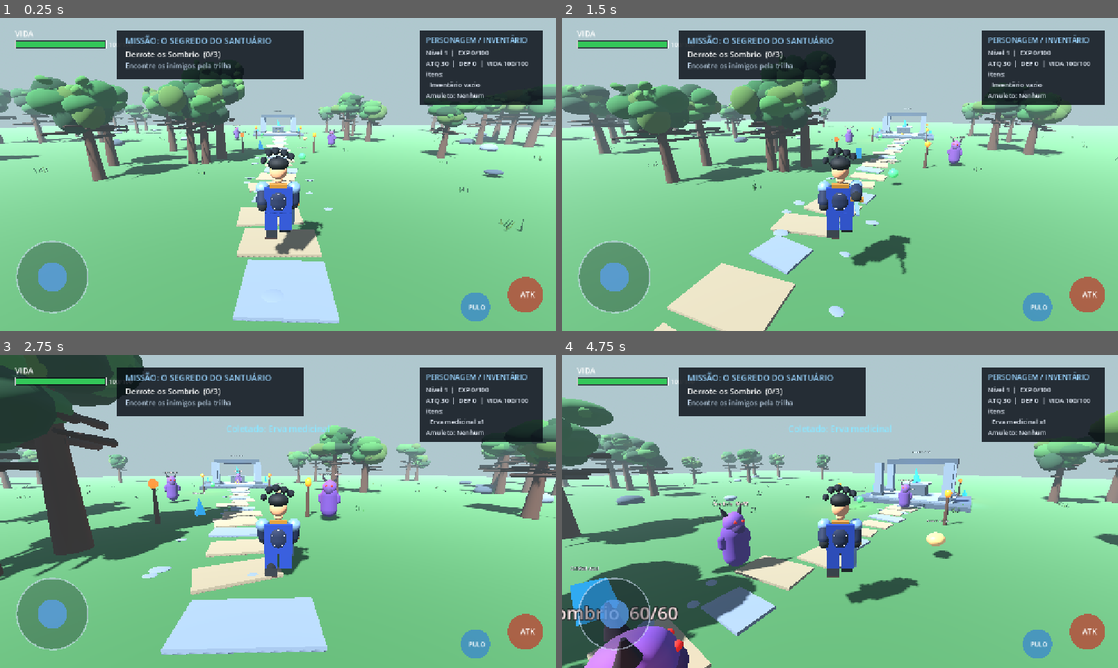
Above: before the commit, frames 1-4 (two rows, left to right).
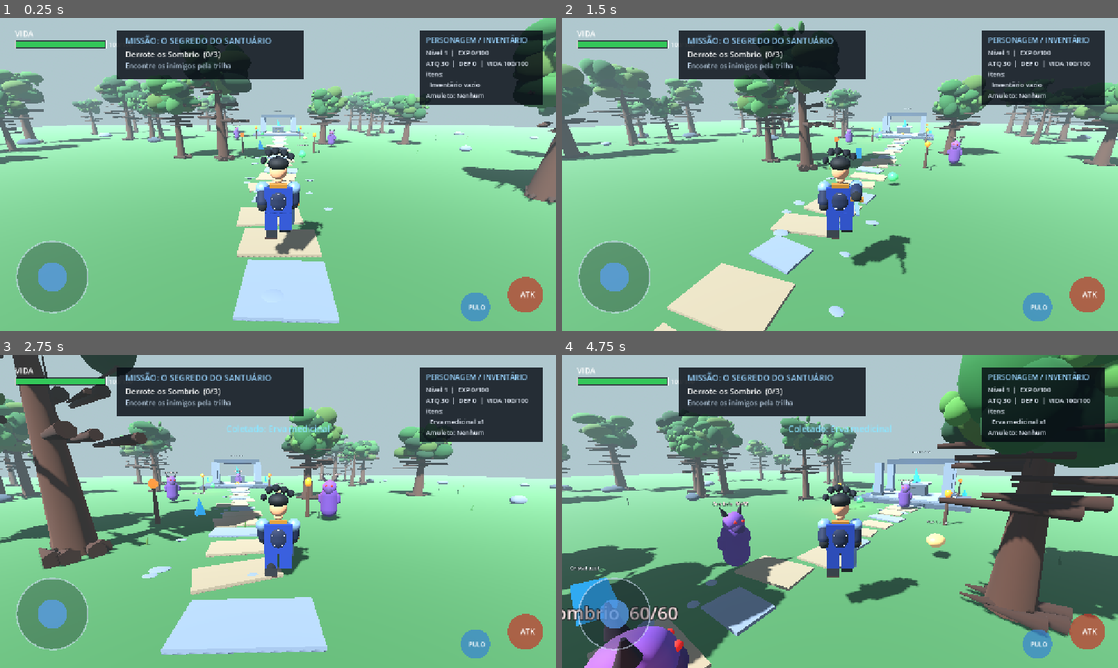
Above: after the commit, the same moments.

Repository: YohBoostel07/Aetheria-Android
Game: Godot game, scene res://scenes/world.tscn
Same seed, same stepped clock (60 frames per second), same inputs: the game is played once before the commit and once after it.
Inputs (mouse positions are in pixels of both pictures, inside the frame that each line leads up to):
- Up to frame 1 (0.25 s): no input
- Up to frame 2 (1.5 s): tap Enter at 0.5 s; move the mouse to (867, 174) at 0.52 s; hold W (move_forward) from 0.53 s (still down); tap J (attack) at 0.6, 1.35 s; click (867, 174) at 0.67 s; tap Space (jump) at 0.77 s; move the mouse to (812, 174) at 1.27 s
- Up to frame 3 (2.75 s): keep holding W (move_forward); tap Space (jump) at 1.52 s; move the mouse to (289, 505) at 2.02 s; tap J (attack) at 2.1 s
- Up to frame 4 (4.75 s): keep holding W (move_forward); move the mouse to (834, 517) at 2.77 s; tap J (attack) at 2.85, 3.6, 4.35 s; click (834, 517) at 2.92 s; tap Space (jump) at 3.02, 3.77, 4.52 s; move the mouse to (878, 514) at 3.52 s; move the mouse to (795, 508) at 4.27 s

The runs differ from the first frame. In frame 1, 16% of the frame differs, in the area x 0-100%, y 0-69%; in frame 2, 16%; in frame 3, 18%; in frame 4, 32%, in the area x 0-100%, y 0-100%.

Commit message:
Rebuild trees with buttress roots, branching and layered canopies

Diff:
--- a/scripts/world.gd
+++ b/scripts/world.gd
@@ -142,103 +142,108 @@
         add_child(pebble)
 
 func _create_forest() -> void:
-    for i in range(92):
-        var position := Vector3(rng.randf_range(-54, 54), 0, rng.randf_range(-54, 54))
-        var near_path := absf(position.x) < 5.2 and position.z < 8.0 and position.z > -39.0
-        var near_spawn := position.distance_to(Vector3(0, 0, 4)) < 10.0
-        var near_shrine := position.distance_to(Vector3(0, 0, -34)) < 11.0
+    for i in range(58):
+        var position := Vector3(rng.randf_range(-52, 52), 0, rng.randf_range(-52, 52))
+        var near_path := absf(position.x) < 4.2 and position.z < 8.0 and position.z > -39.0
+        var near_spawn := position.distance_to(Vector3(0, 0, 4)) < 9.0
+        var near_shrine := position.distance_to(Vector3(0, 0, -34)) < 9.0
         if near_path or near_spawn or near_shrine:
             continue
-        _create_tree(position, rng.randf_range(0.82, 1.48))
-    for i in range(125):
-        var patch := Node3D.new()
-        patch.position = Vector3(rng.randf_range(-44, 44), 0.0, rng.randf_range(-46, 46))
-        if absf(patch.position.x) < 3.5 and patch.position.z < 8.0 and patch.position.z > -39.0:
-            continue
-        add_child(patch)
-        for blade_index in range(rng.randi_range(5, 8)):
-            var grass := MeshInstance3D.new()
-            var blade := CylinderMesh.new()
-            blade.top_radius = 0.003
-            blade.bottom_radius = rng.randf_range(0.018, 0.035)
-            blade.height = rng.randf_range(0.24, 0.52)
-            blade.radial_segments = 4
-            grass.mesh = blade
-            grass.position = Vector3(rng.randf_range(-0.28, 0.28), blade.height * 0.5, rng.randf_range(-0.28, 0.28))
-            grass.rotation = Vector3(rng.randf_range(-0.18, 0.18), rng.randf_range(0, TAU), rng.randf_range(-0.38, 0.38))
-            grass.material_override = leaf_materials[rng.randi_range(0, leaf_materials.size() - 1)]
-            patch.add_child(grass)
+        _create_tree(position, rng.randf_range(0.82, 1.35))
+    for i in range(34):
+        var grass := MeshInstance3D.new()
+        var blade := CylinderMesh.new()
+        blade.top_radius = 0.015
+        blade.bottom_radius = 0.055
+        blade.height = rng.randf_range(0.28, 0.55)
+        blade.radial_segments = 5
+        grass.mesh = blade
+        grass.position = Vector3(rng.randf_range(-42, 42), blade.height * 0.5, rng.randf_range(-42, 42))
+        grass.rotation.z = rng.randf_range(-0.25, 0.25)
+        grass.material_override = leaf_materials[rng.randi_range(0, leaf_materials.size() - 1)]
+        add_child(grass)
 
 func _create_tree(tree_position: Vector3, scale_value: float) -> void:
     var tree := Node3D.new()
     tree.position = tree_position
     tree.scale = Vector3.ONE * scale_value
+    tree.rotation.y = rng.randf_range(0.0, TAU)
     add_child(tree)
-
-    var trunk_height := rng.randf_range(3.5, 4.5)
+    var trunk_height := rng.randf_range(4.0, 5.8)
     var trunk := MeshInstance3D.new()
     var trunk_mesh := CylinderMesh.new()
-    trunk_mesh.top_radius = rng.randf_range(0.13, 0.19)
-    trunk_mesh.bottom_radius = rng.randf_range(0.31, 0.39)
+    trunk_mesh.top_radius = rng.randf_range(0.10, 0.17)
+    trunk_mesh.bottom_radius = rng.randf_range(0.34, 0.48)
     trunk_mesh.height = trunk_height
+    trunk_mesh.radial_segments = 10
     trunk.mesh = trunk_mesh
     trunk.position.y = trunk_height * 0.5
-    trunk.rotation.z = rng.randf_range(-0.035, 0.035)
+    trunk.rotation.z = rng.randf_range(-0.055, 0.055)
     trunk.material_override = bark_material
     tree.add_child(trunk)
-
-    # Raised bark ridges make the trunk less like a smooth primitive.
-    for ridge_index in range(4):
+    for root_index in range(6):
+        var angle := TAU * float(root_index) / 6.0 + rng.randf_range(-0.2, 0.2)
+        var root := MeshInstance3D.new()
+        var root_mesh := CylinderMesh.new()
+        root_mesh.top_radius = 0.025
+        root_mesh.bottom_radius = 0.19
+        root_mesh.height = rng.randf_range(0.75, 1.25)
+        root_mesh.radial_segments = 6
+        root.mesh = root_mesh
+        var direction := Vector3(cos(angle), -0.15, sin(angle))
+        root.position = Vector3(0, 0.20, 0) + direction * 0.42
+        root.look_at(root.position + direction, Vector3.UP)
+        root.rotate_object_local(Vector3.RIGHT, PI * 0.5)
+        root.material_override = branch_material
+        tree.add_child(root)
+    for ridge_index in range(8):
         var ridge := MeshInstance3D.new()
         var ridge_mesh := CylinderMesh.new()
-        ridge_mesh.top_radius = 0.025
-        ridge_mesh.bottom_radius = 0.055
-        ridge_mesh.height = trunk_height * rng.randf_range(0.55, 0.88)
+        ridge_mesh.top_radius = 0.012
+        ridge_mesh.bottom_radius = 0.045
+        ridge_mesh.height = trunk_height * rng.randf_range(0.55, 0.92)
+        ridge_mesh.radial_segments = 5
         ridge.mesh = ridge_mesh
-        var angle := TAU * float(ridge_index) / 4.0
+        var angle := TAU * float(ridge_index) / 8.0
         ridge.position = Vector3(cos(angle) * 0.19, ridge_mesh.height * 0.5, sin(angle) * 0.19)
-        ridge.rotation.z = rng.randf_range(-0.04, 0.04)
         ridge.material_override = branch_material
         tree.add_child(ridge)
-
-    # Several thick, tapered boughs visibly emerge from the trunk.
-    for branch_index in range(6):
-        var angle := TAU * float(branch_index) / 6.0 + rng.randf_range(-0.22, 0.22)
-        var start_height := rng.randf_range(1.65, 2.85)
-        var length := rng.randf_range(1.25, 2.0)
-        var rise := rng.randf_range(0.65, 1.25)
+    for branch_index in range(9):
+        var angle := TAU * float(branch_index) / 9.0 + rng.randf_range(-0.25, 0.25)
+        var start_height := rng.randf_range(1.8, trunk_height - 0.35)
+        var length := rng.randf_range(1.35, 2.45)
+        var rise := rng.randf_range(0.65, 1.45)
         var direction := Vector3(cos(angle) * length, rise, sin(angle) * length)
-        _create_branch(tree, Vector3(0, start_height, 0), direction, rng.randf_range(0.10, 0.15))
-
-    # A layered, irregular crown made of many overlapping leaf masses.
-    var crown_center := Vector3(0, trunk_height + 0.15, 0)
-    for cluster_index in range(15):
+        _create_branch(tree, Vector3(0, start_height, 0), direction, rng.randf_range(0.09, 0.16))
+        if branch_index % 2 == 0:
+            _create_branch(tree, Vector3(0, start_height + 0.3, 0) + direction * 0.55, Vector3(cos(angle + 0.8) * 0.9, 0.7, sin(angle + 0.8) * 0.9), 0.055)
+    var crown_center := Vector3(0, trunk_height + 0.25, 0)
+    for cluster_index in range(28):
         var angle := rng.randf_range(0.0, TAU)
-        var ring := rng.randf_range(0.25, 1.35)
+        var ring := rng.randf_range(0.35, 1.75)
         var cluster := MeshInstance3D.new()
         var foliage := SphereMesh.new()
-        foliage.radius = rng.randf_range(0.58, 0.88)
-        foliage.height = rng.randf_range(1.05, 1.65)
-        foliage.radial_segments = 10
-        foliage.rings = 6
+        foliage.radius = rng.randf_range(0.48, 0.83)
+        foliage.height = rng.randf_range(0.9, 1.55)
+        foliage.radial_segments = 12
+        foliage.rings = 8
         cluster.mesh = foliage
-        cluster.position = crown_center + Vector3(cos(angle) * ring, rng.randf_range(-0.45, 1.15), sin(angle) * ring)
-        cluster.scale = Vector3(rng.randf_range(0.9, 1.35), rng.randf_range(0.75, 1.1), rng.randf_range(0.9, 1.3))
+        cluster.position = crown_center + Vector3(cos(angle) * ring, rng.randf_range(-0.65, 1.35), sin(angle) * ring)
+        cluster.scale = Vector3(rng.randf_range(0.85, 1.42), rng.randf_range(0.7, 1.15), rng.randf_range(0.85, 1.35))
+        cluster.rotation = Vector3(rng.randf_range(-0.25, 0.25), angle, rng.randf_range(-0.25, 0.25))
         cluster.material_override = leaf_materials[rng.randi_range(0, leaf_materials.size() - 1)]
         tree.add_child(cluster)
-
-    # Smaller brighter leaf clusters break up the silhouette and add depth.
-    for leaf_index in range(10):
+    for leaf_index in range(34):
         var angle := rng.randf_range(0.0, TAU)
         var leaf := MeshInstance3D.new()
         var leaf_mesh := SphereMesh.new()
-        leaf_mesh.radius = rng.randf_range(0.18, 0.31)
-        leaf_mesh.height = rng.randf_range(0.28, 0.48)
+        leaf_mesh.radius = rng.randf_range(0.13, 0.25)
+        leaf_mesh.height = rng.randf_range(0.32, 0.62)
         leaf_mesh.radial_segments = 8
-        leaf_mesh.rings = 5
+        leaf_mesh.rings = 6
         leaf.mesh = leaf_mesh
-        leaf.position = crown_center + Vector3(cos(angle) * rng.randf_range(0.55, 1.55), rng.randf_range(-0.35, 1.4), sin(angle) * rng.randf_range(0.55, 1.55))
-        leaf.rotation = Vector3(rng.randf_range(-0.5, 0.5), angle, rng.randf_range(-0.5, 0.5))
+        leaf.position = crown_center + Vector3(cos(angle) * rng.randf_range(0.65, 1.9), rng.randf_range(-0.45, 1.6), sin(angle) * rng.randf_range(0.65, 1.9))
+        leaf.rotation = Vector3(rng.randf_range(-0.65, 0.65), angle, rng.randf_range(-0.65, 0.65))
         leaf.material_override = leaf_light_materials[rng.randi_range(0, leaf_light_materials.size() - 1)]
         tree.add_child(leaf)
 
